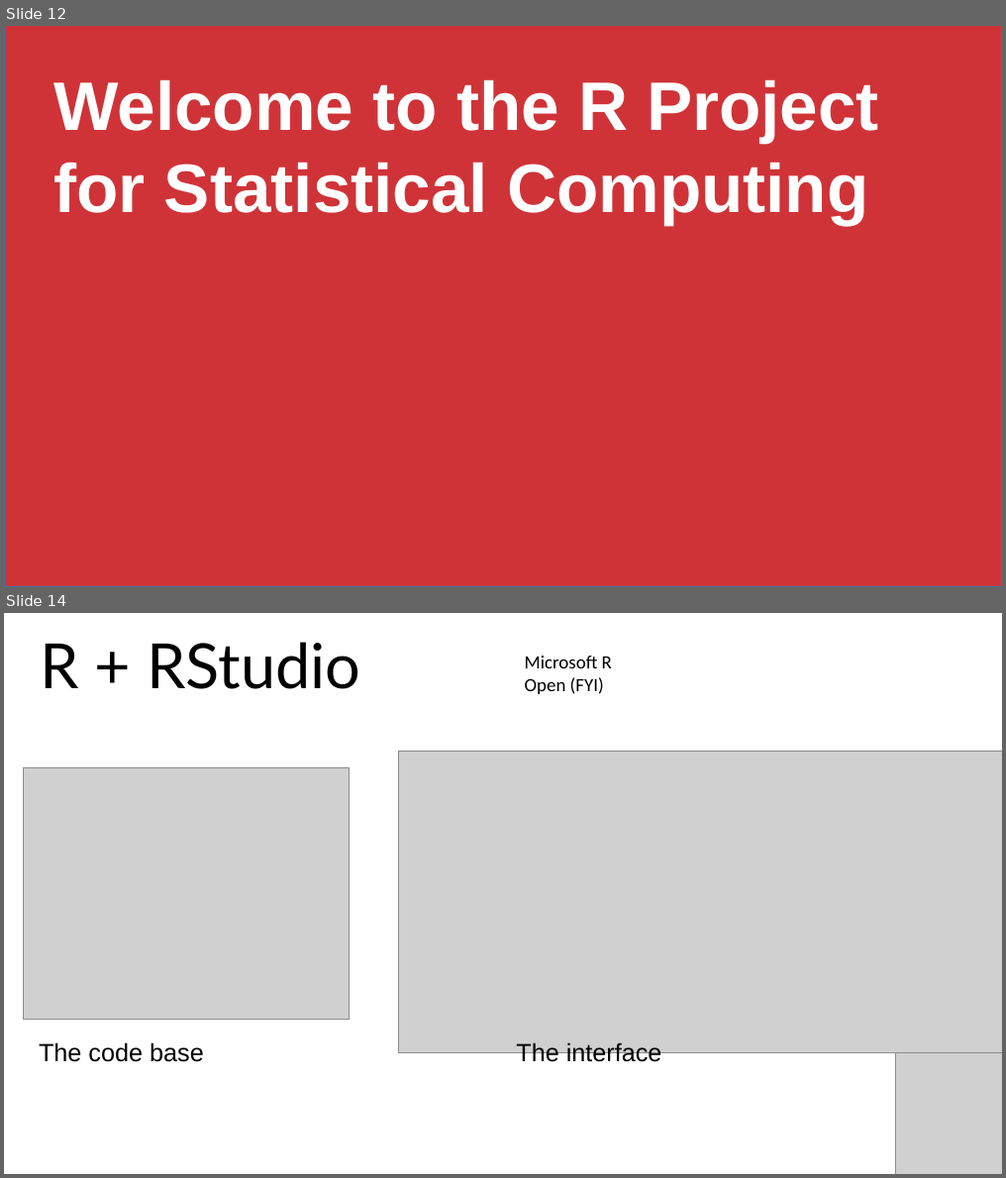
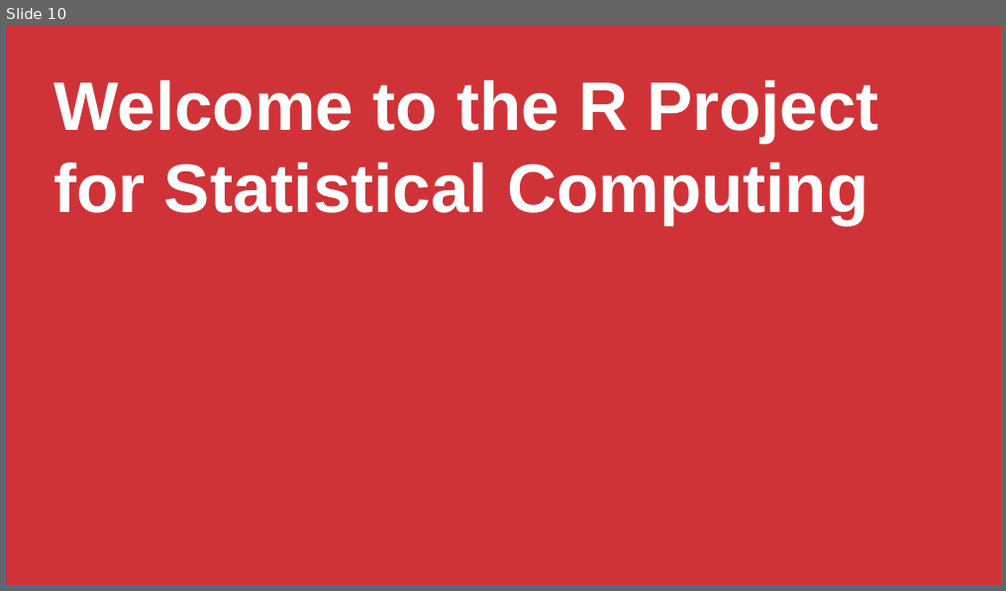
Before and after one commit to stringfestdata/london-excel, a slide deck: advancing-into-analytics-london-meetup.pptx. Shown one above the other, each under a label of ours: slides 12 and 14 before the commit, slide 10 after it; the slides between them are not shown. The pictures are 1006x1178 and 1006x591 pixels, drawn with LibreOffice and Linux fonts; fonts in the diff are those of the drawing; grey boxes stand for pictures. Boxes give left, top, right and bottom in pixels: in the first picture for what was removed or moved away, otherwise in the second. Text is boxed around its words. In the diff, an @@ line names an element or a change of style, - is before the commit and + after.

```diff
--- a/advancing-into-analytics-london-meetup.pptx
+++ b/advancing-into-analytics-london-meetup.pptx
@@ slide 14 removed at [4, 613, 1002, 1174], background #FFFFFF @@
@@ text removed at [40, 642, 360, 689] @@
-R + RStudio
@@ text removed at [525, 656, 612, 694] @@
-Microsoft R Open (FYI)
@@ picture removed at [399, 752, 1002, 1054] @@
@@ picture removed at [24, 768, 350, 1020] @@
@@ text removed at [39, 1043, 204, 1062] @@
-The code base
@@ text removed at [516, 1043, 662, 1067] @@
-The interface
@@ picture removed at [896, 1053, 1002, 1174] @@
@@ what was slide 12 is now slide 10 @@
```
Also in this commit, not shown: 11 slides changed, 1 slide added, 3 other slides removed, 43 other files.
